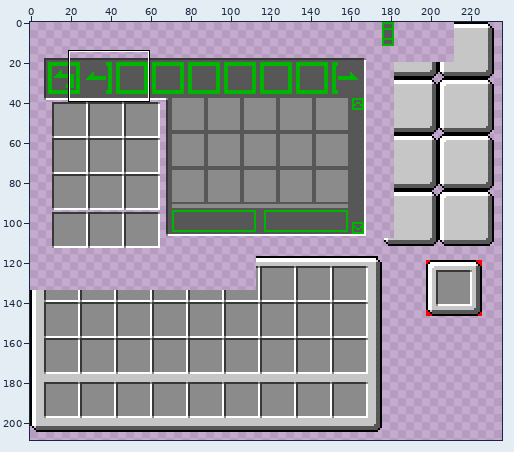
Two versions of one sprite sheet, src/main/resources/assets/metalnetworkmainframe/textures/guis/gui_query_builder_overlay.png. The first picture is a wide view before the edit; the outline marks the close-up.
Close-up. First the earlier version:
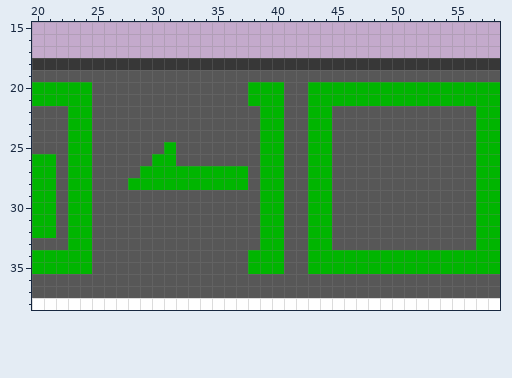
The file is 256x256 pixels. Colours within 5 levels of each other are drawn and written as one. Shown: x 20..58, y 15..38. The wide view leaves out empty margins.
The result:
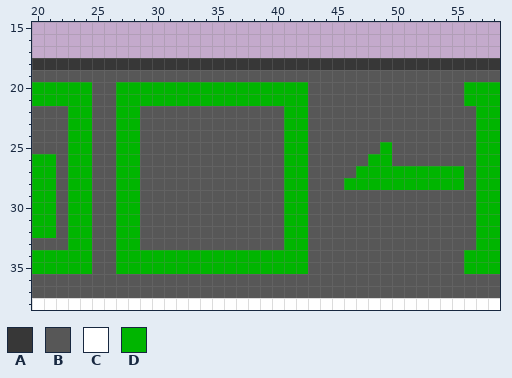
Palette (. is transparent): A #373737  B #575757  C #ffffff  D #00b500
The edit:
Changed rows in their new state; - is an unchanged pixel.
first column x 27:
20 DDDDDDDDDDD---DDBBBBBBBBBBBBB
21 DDDDDDDDDDD---DDBBBBBBBBBBBBB
22 DD----------BBDDBB-----------
23 DD----------BBDDBB-----------
24 DD----------BBDDBB-----------
25 DD--B-------BBDDBB----D------
26 DD-BB-------BBDDBB---DD------
27 DDBBBBBBBBB-BBDDBB--DDDDDDDDD
28 D-BBBBBBBBB-BBDDBB-DDDDDDDDDD
29 DD----------BBDDBB-----------
30 DD----------BBDDBB-----------
31 DD----------BBDDBB-----------
32 DD----------BBDDBB-----------
33 DD----------BBDDBB-----------
34 DDDDDDDDDDD---DDBBBBBBBBBBBBB
35 DDDDDDDDDDD---DDBBBBBBBBBBBBB
Boxes around the changes in both close-ups, in picture pixels (x1, y1, x2, y2):
changed: (116, 82, 464, 274)
